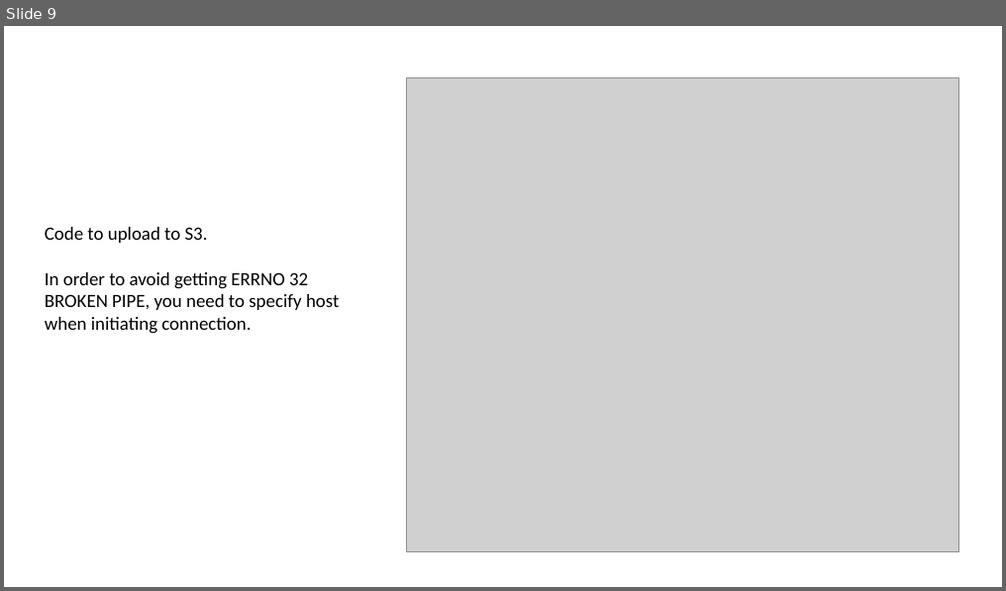
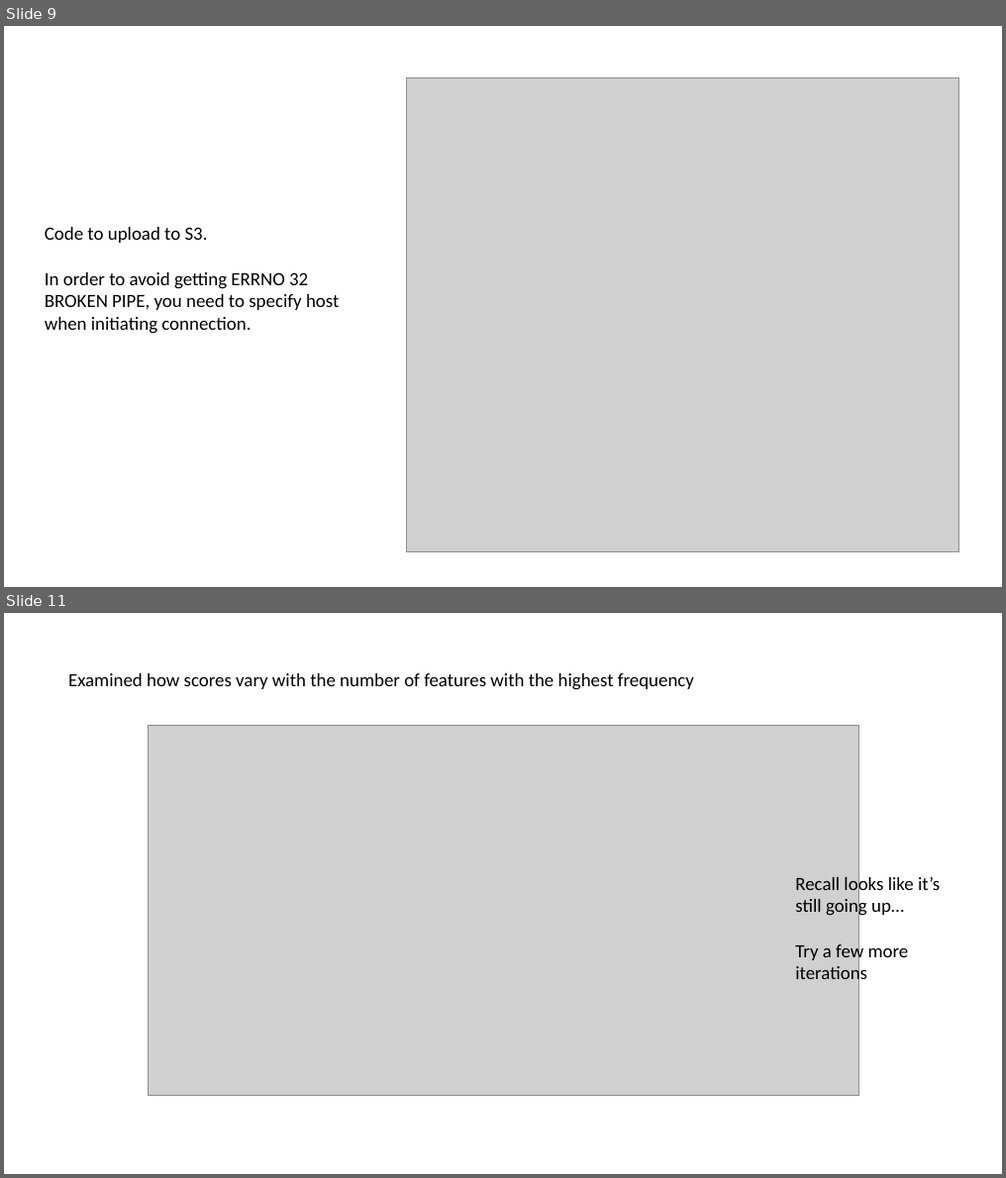
Before and after one commit to BruceZu/galvanize_capstone, a slide deck: Galvanize Capstone Process.pptx. Shown one above the other, each under a label of ours: slide 9 before the commit, slides 9 and 11 after it; the slides between them are not shown. The pictures are 1006x591 and 1006x1178 pixels, drawn with LibreOffice and Linux fonts; fonts in the diff are those of the drawing; grey boxes stand for pictures. Boxes give left, top, right and bottom in pixels: in the first picture for what was removed or moved away, otherwise in the second. Text is boxed around its words. In the diff, an @@ line names an element or a change of style, - is before the commit and + after.

Commit message:
plotted scores vs. num features, explored latent features with NMF

```diff
--- a/Galvanize Capstone Process.pptx
+++ b/Galvanize Capstone Process.pptx
@@ slide 11 added at [4, 613, 1002, 1174], background #FFFFFF @@
@@ text added at [68, 673, 694, 690], 18 pt, text #000000 @@
+Examined how scores vary with the number of features with the highest frequency
@@ picture added at [149, 725, 859, 1096] @@
@@ text added at [795, 874, 940, 985], 18 pt, text #000000 @@
+Recall looks like it’s still going up…
+Try a few more iterations
```
Also in this commit, not shown: 3 other slides added, 4 other files.
